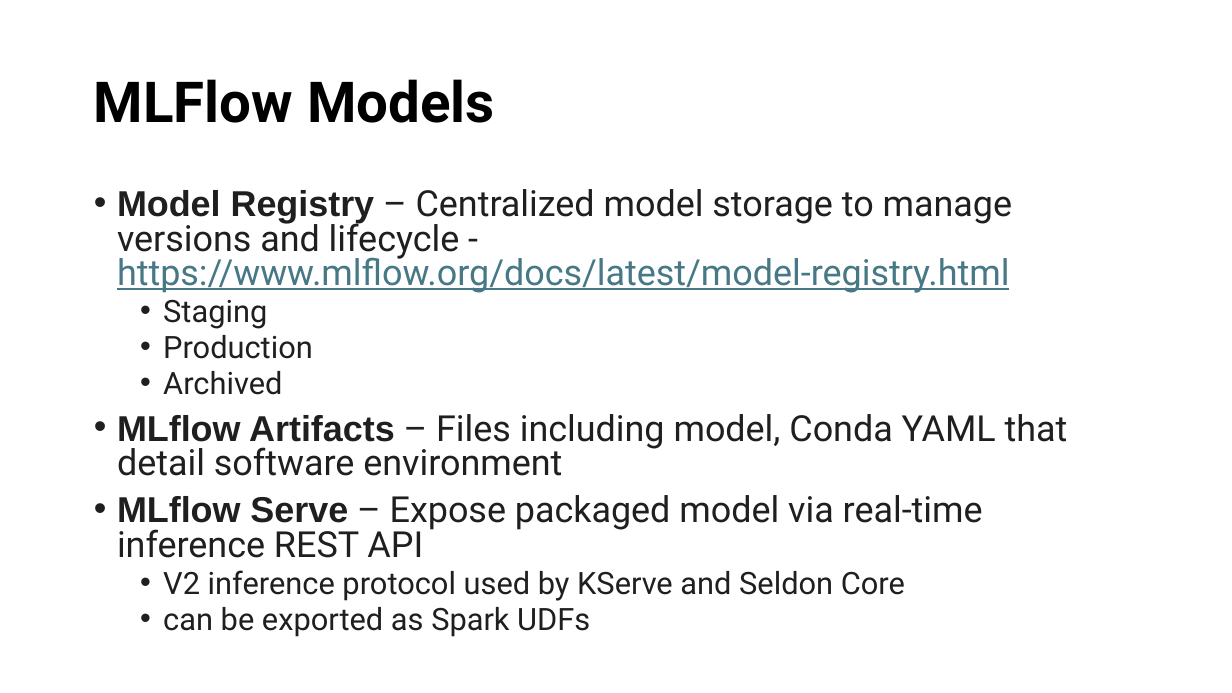
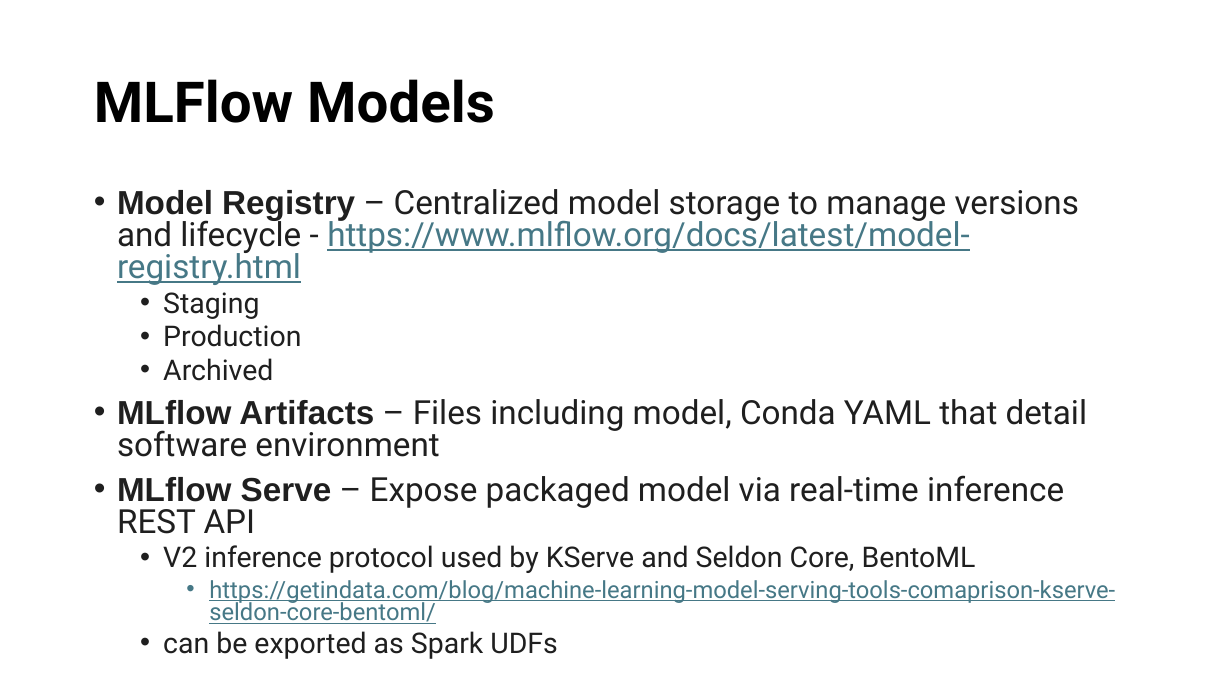
Before and after one commit to lingea-research/MLOps_Workshop, a slide deck: slide 16 of presentation/MLOps-Why-and-How.pptx. Drawn at 1232x693 pixels with LibreOffice and Linux fonts; fonts in the diff are those of the drawing. Boxes give left, top, right and bottom in pixels: in the first picture for what was removed or moved away, otherwise in the second. Text is boxed around its words. In the diff, an @@ line names an element or a change of style, - is before the commit and + after.

Commit message:
ppt x2

```diff
--- a/presentation/MLOps-Why-and-How.pptx
+++ b/presentation/MLOps-Why-and-How.pptx
@@ text at [117,189,1087,659]: size 28 to 25.9 pt in "Model Registry – Centralized model storage to ...", "MLflow Artifacts – Files including model, Conda ...", "MLflow Serve – Expose packaged model via ..."; size 24 to 22.2 pt in "Staging", "Production", "Archived", "can be exported as Spark UDFs" @@
@@ text at [163,545,1115,624]: text changed; size 24 to 18.5 pt; text colour #1F1F1F to #467886 @@
-  • V2 inference protocol used by KServe and Seldon Core
+  • V2 inference protocol used by KServe and Seldon Core, BentoML
+    • https://getindata.com/blog/machine-learning-model-serving-tools-comaprison-kserve-seldon-core-bentoml/
```
Also in this commit, not shown: 1 other slide changed.
